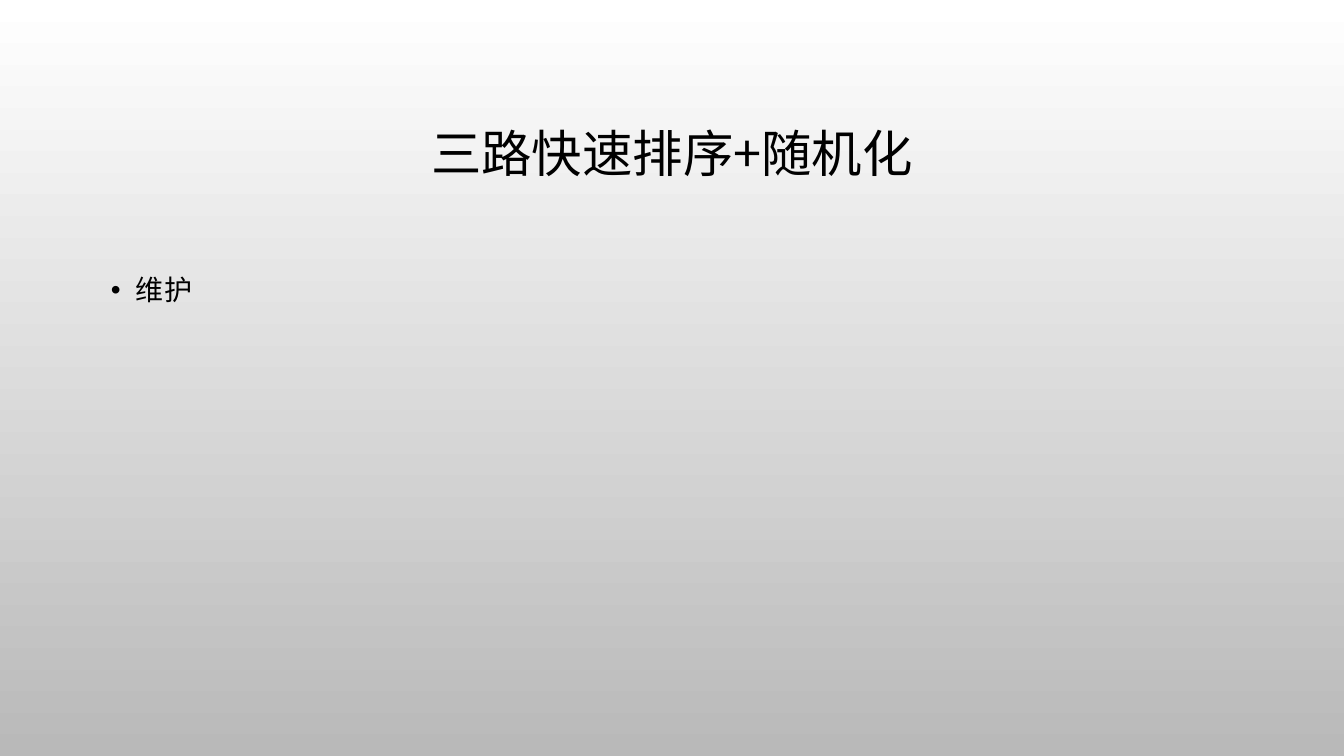
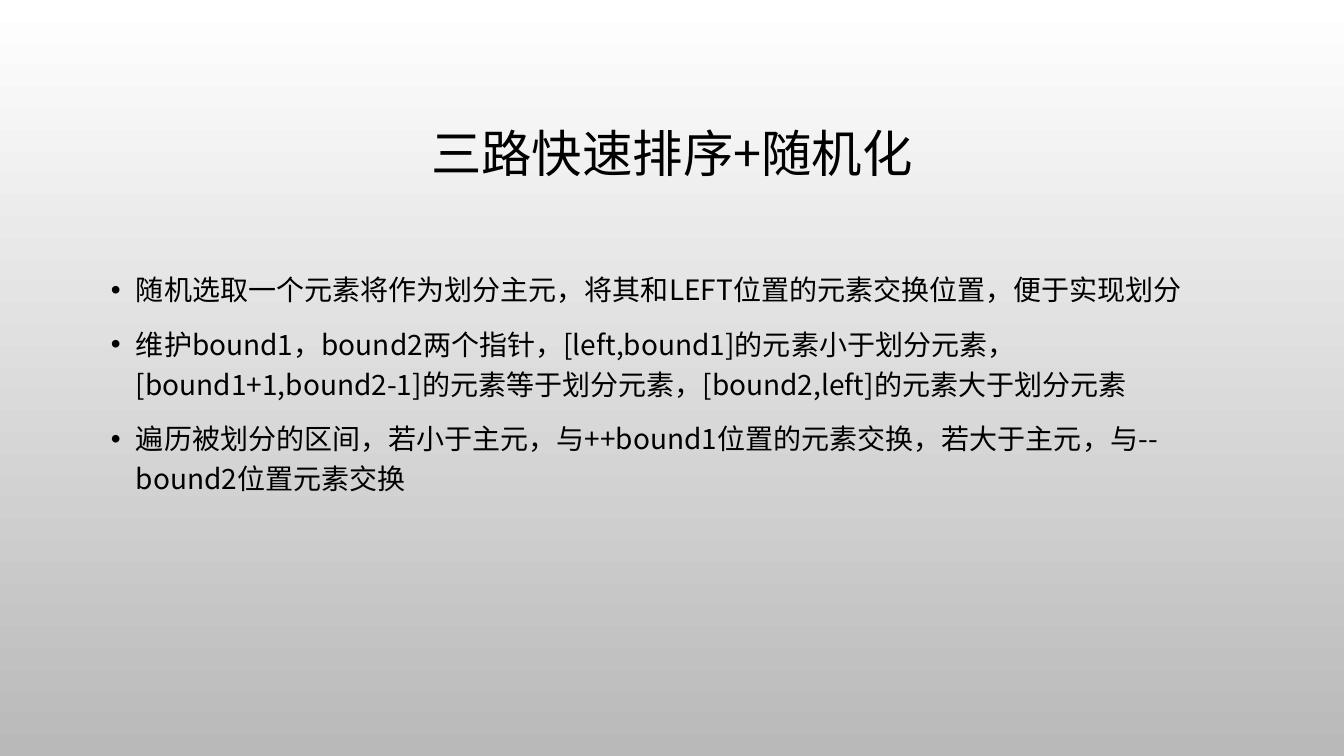
Before and after one commit to AisingioroHao0/BUAA_ProgrammingAndAlgorithms_TermProject, a slide deck: slide 14 of 答辩PPT/排序算法.pptx (slide 5 before the commit). Drawn at 1344x756 pixels with LibreOffice and Linux fonts; fonts in the diff are those of the drawing; background and template pictures are left out. Boxes give left, top, right and bottom in pixels: in the first picture for what was removed or moved away, otherwise in the second. Text is boxed around its words. In the diff, an @@ line names an element or a change of style, - is before the commit and + after.

```diff
--- a/答辩PPT/排序算法.pptx
+++ b/答辩PPT/排序算法.pptx
@@ text at (x1=136, y1=276, x2=1182, y2=491): text changed @@
-• 维护
+• 随机选取一个元素将作为划分主元，将其和LEFT位置的元素交换位置，便于实现划分
+• 维护bound1，bound2两个指针，[left,bound1]的元素小于划分元素，[bound1+1,bound2-1]的元素等于划分元素，[bound2,left]的元素大于划分元素
+• 遍历被划分的区间，若小于主元，与++bound1位置的元素交换，若大于主元，与--bound2位置元素交换
```
Also in this commit, not shown: 6 other slides changed, 19 slides added, 3 other files.
